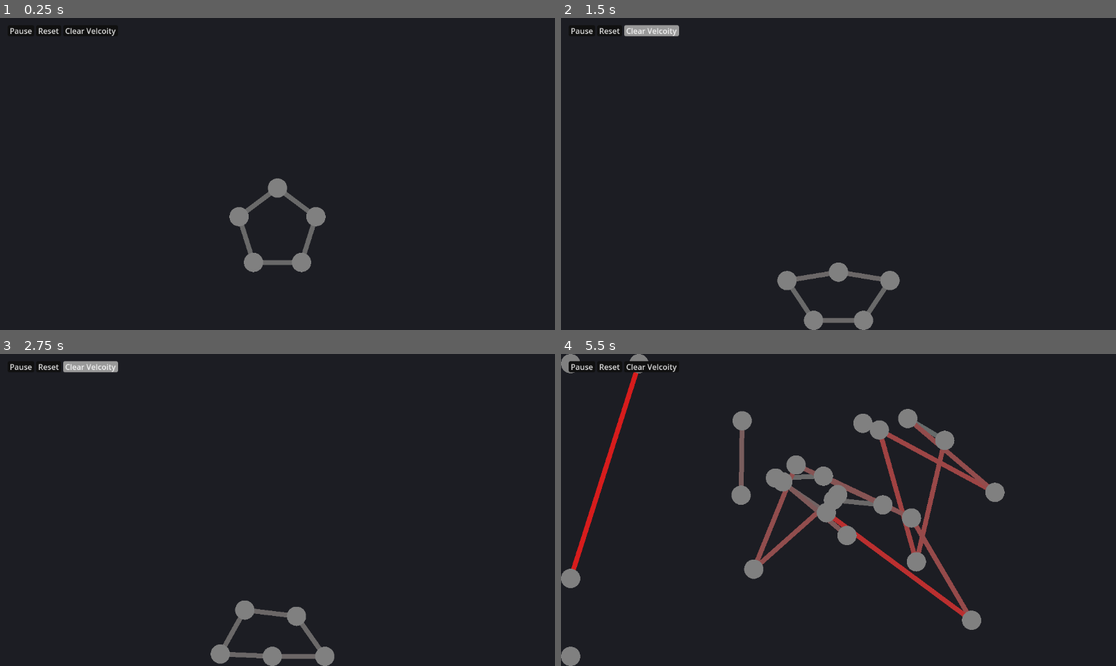
Above: before the commit, frames 1-4 (two rows, left to right).
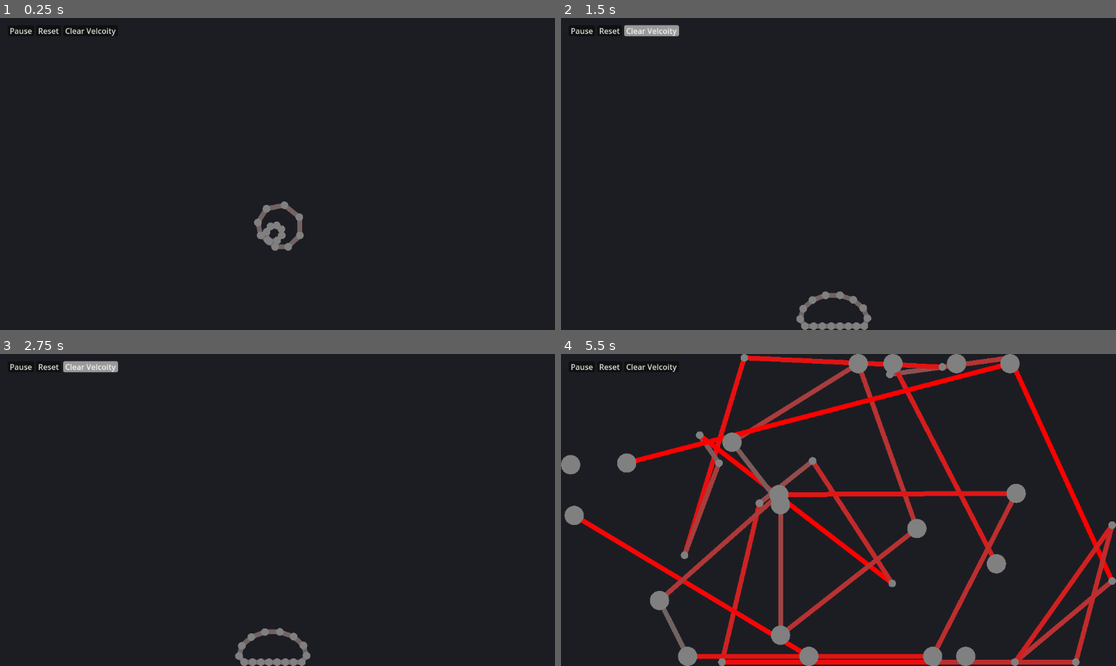
Above: after the commit, the same moments.

Repository: Argonbart/GoPrototyping
Game: Godot game, scene res://main.tscn
Same seed, same stepped clock (60 frames per second), same inputs: the game is played once before the commit and once after it.
Inputs (mouse positions are in pixels of both pictures, inside the frame that each line leads up to):
- Up to frame 1 (0.25 s): no input
- Up to frame 2 (1.5 s): click "Clear Velcoity" at 0.5 s; click "Clear Velcoity" at 1.25 s
- Up to frame 3 (2.75 s): click "Clear Velcoity" at 2 s
- Up to frame 4 (5.5 s): tap Enter (ui_accept) at 2.75, 3.02, 3.77, 5.27 s; move the mouse to (960, 494) at 2.77 s; hold 1 (1) 2.78-3.53 s; tap 2 (2) at 3.05, 3.6, 5.3 s; move the mouse to (727, 525) at 3.52 s; tap 3 (3) at 3.8 s; move the mouse to (894, 441) at 4.27 s; hold 3 (3) 4.28-5.03 s; tap 1 (1) at 4.55, 5.1 s; move the mouse to (810, 572) at 5.02 s

The runs differ from the first frame. In frame 1, 1.9% of the frame differs, in the area x 41-59%, y 51-82%; in frame 2, 1.6%; in frame 3, 1.8%; in frame 4, 22%, in the area x 0-100%, y 0-100%.

Commit message:
Add spawn_blob method

Diff:
--- a/soft_bodies/softbody.gd
+++ b/soft_bodies/softbody.gd
@@ -75,7 +75,7 @@
 
 
 func _ready() -> void:
-	spawn_pentagon()
+	spawn_blob(16, 10000, 0.2)
 
 func clear():
 	constraints.clear()
@@ -102,6 +102,18 @@
 		points.append(Point.new(pos + p, 20))
 
 	constraints.append(Constraint.new(points[idx], points[idx + 1], 100, CONSTRAINT_STRENGTH))
+
+
+func spawn_blob(num_points: int, area: float, constraint_length: float):
+	target_area = area
+	for i in range(num_points):
+		var angle = 360.0 / num_points * i
+		var point = Point.new(Vector2(cos(angle), sin(angle)), 8.0)
+		points.append(point)
+	for i in range(points.size()):
+		var p_a = points[i]
+		var p_b = points[(i + 1) % points.size()]
+		constraints.append(Constraint.new(p_a, p_b, constraint_length, CONSTRAINT_STRENGTH))
 
 
 func spawn_pentagon_with_center(pos: Vector2 = Vector2.ZERO):
